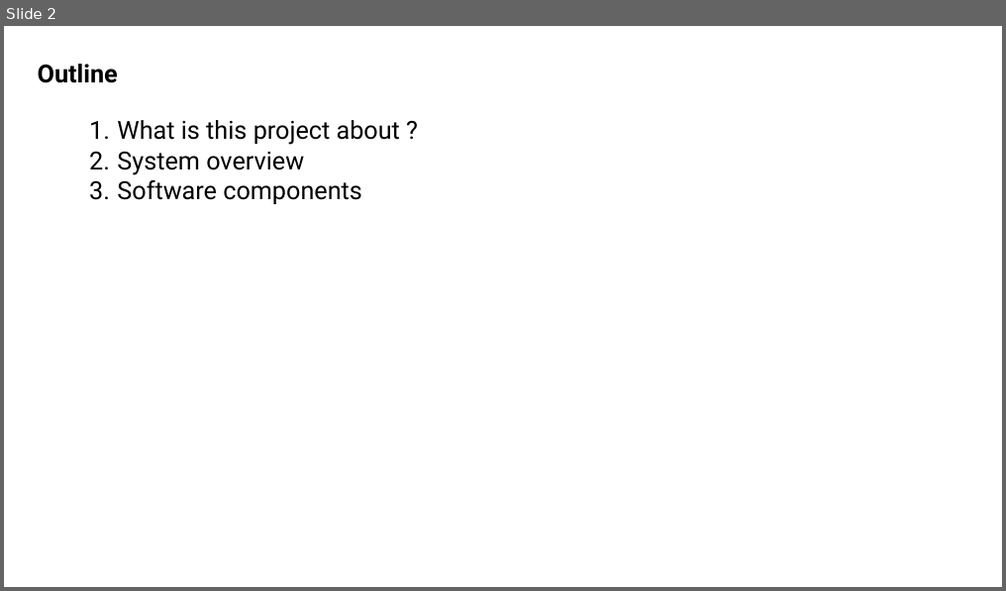
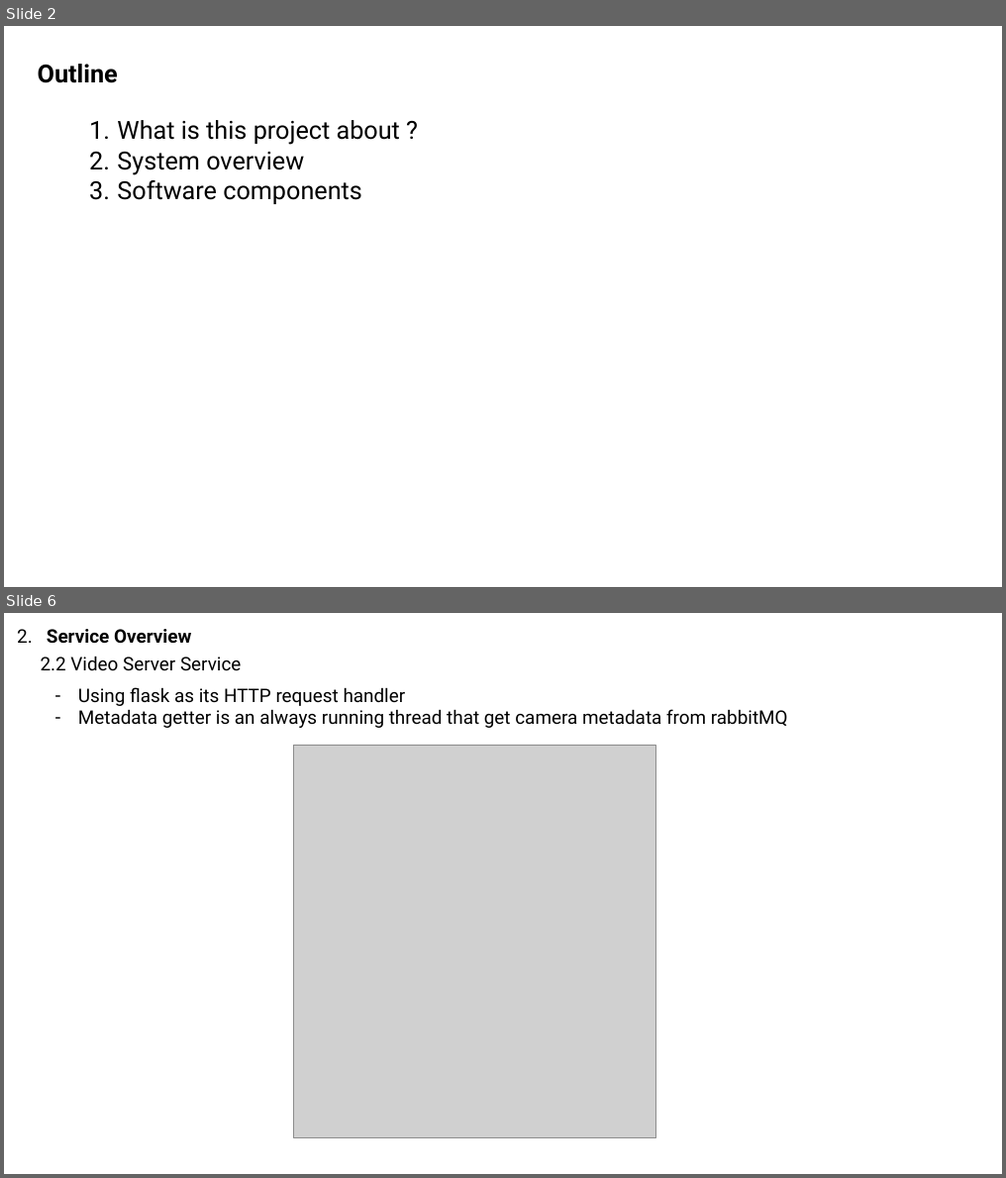
Before and after one commit to truongvanhuy2000/Video-Streaming, a slide deck: Docs/Overview.pptx. Shown one above the other, each under a label of ours: slide 2 before the commit, slides 2 and 6 after it; the slides between them are not shown. The pictures are 1006x591 and 1006x1178 pixels, drawn with LibreOffice and Linux fonts; fonts in the diff are those of the drawing; grey boxes stand for pictures. Boxes give left, top, right and bottom in pixels: in the first picture for what was removed or moved away, otherwise in the second. Text is boxed around its words. In the diff, an @@ line names an element or a change of style, - is before the commit and + after.

```diff
--- a/Docs/Overview.pptx
+++ b/Docs/Overview.pptx
@@ slide 6 added at (4, 613, 1002, 1174), background #FFFFFF @@
@@ text added at (17, 629, 191, 644), 18 pt, text #000000, bold @@
+2. Service Overview
@@ text added at (41, 656, 241, 671), 18 pt, text #000000 @@
+2.2 Video Server Service
@@ text added at (78, 687, 788, 728), 18 pt, text #000000 @@
+– Using flask as its HTTP request handler
+– Metadata getter is an always running thread that get camera metadata from rabbitMQ
@@ picture added at (294, 745, 655, 1139) @@
```
Also in this commit, not shown: 7 slides changed, 2 other slides added, 2 slides removed.
